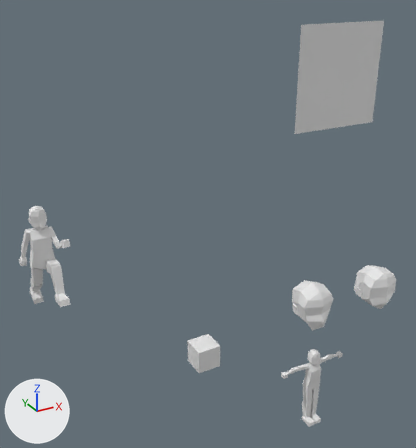
One commit to the glTF model template_psx_charter.glb: the scene before it, then after it.
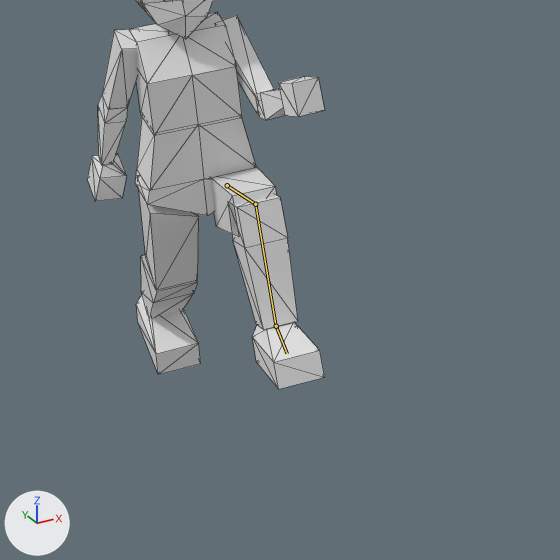
There are two pictures of each version: one whole from a 50 mm lens placed at (-1.71, -8.74, 5.28), pointed at (3.5, 0.73, 0.55), one close up on the part from 0% to 29% of the width and 50% to 77% of the height. The axes (+X, +Y, +Z) are drawn at lower left. The lights are the same throughout. Both versions are drawn at frame 11 of the action 'run'; the numbers are the values there. The bones that change are drawn over the model as lines in the close-ups. The close-ups show mesh edges as thin lines.
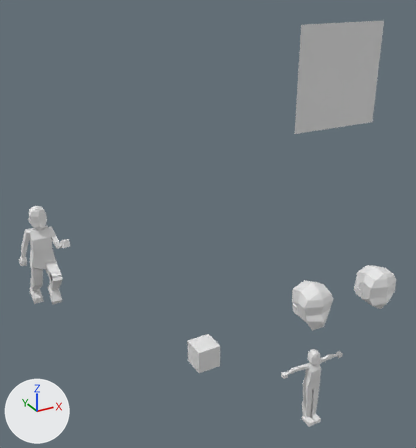
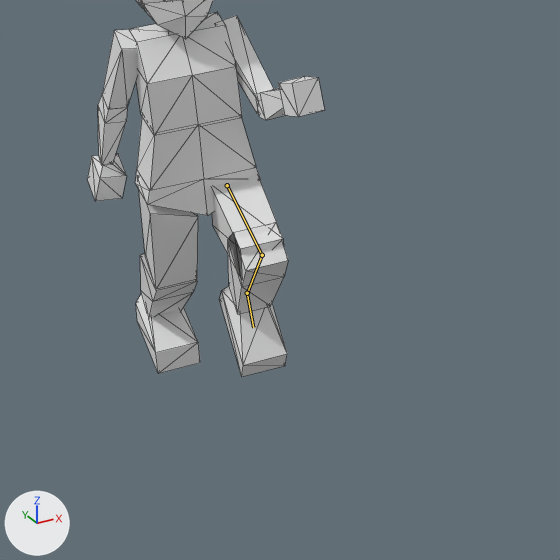
Pixel boxes [x1, y1, x2, y2] of what changed, in the close-ups (560 x 560 px):
'Cube.006', posed (14% narrower, 31% shorter)
    before: [228, 196, 298, 330]
    after: [228, 222, 288, 314]
'Cube.001', posed (7% narrower, 35% taller)
    before: [252, 322, 325, 389]
    after: [219, 286, 287, 377]
'Cube.007', posed (7% wider, 45% taller)
    before: [211, 166, 277, 236]
    after: [212, 176, 283, 278]
'Cube.005', posed
    before: [136, 295, 201, 375]
    after: [136, 293, 200, 373]
bone 'thigh.L', root to tip
    before: (227, 185) to (255, 204)
    after: (227, 185) to (262, 255)
bone 'shin.L', root to tip
    before: (255, 204) to (275, 324)
    after: (262, 255) to (247, 292)
bone 'foot.L', root to tip
    before: (276, 326) to (287, 353)
    after: (247, 293) to (253, 327)

What the commit changed:
Bone 'thigh.L' (bone_thigh_l) turns from (-101, 0, 0) to (-75, 0, 0) degrees about its own x, y and z.
Bone 'shin.L' (bone_shin_l) turns from (83, 0, 0) to (115, 0, 0) degrees about its own x, y and z.
Bone 'foot.L' (bone_foot_l) moves from (0.0, 0.213, -0.642) to (0.0, -0.092, -0.367).
Bone 'foot.L' (bone_foot_l) turns from (-10, 0, 0) to (43, 0, 0) degrees about its own x, y and z.
